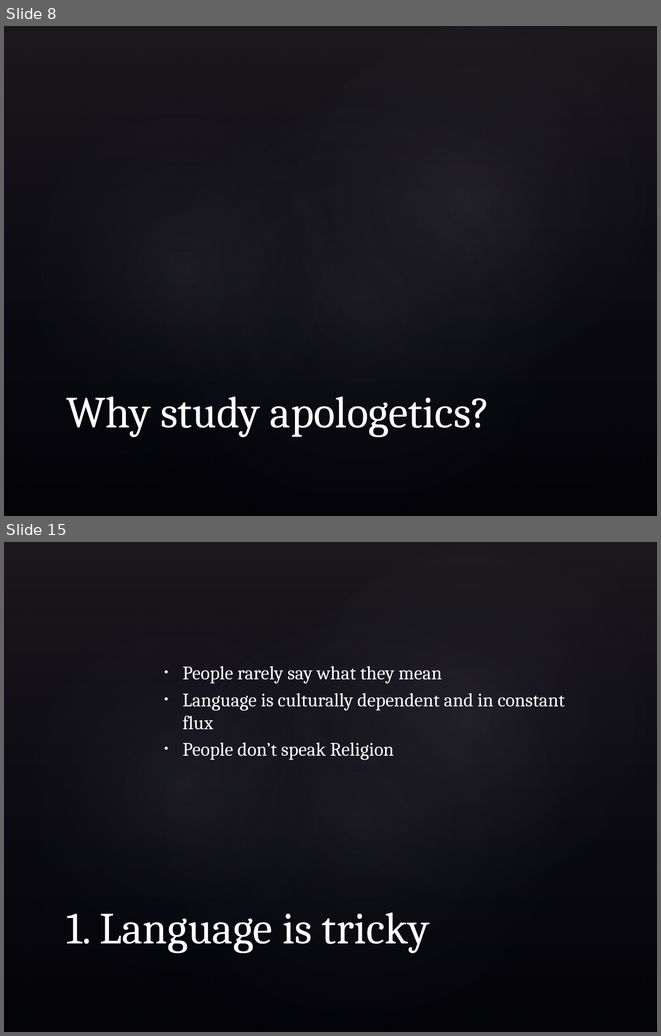
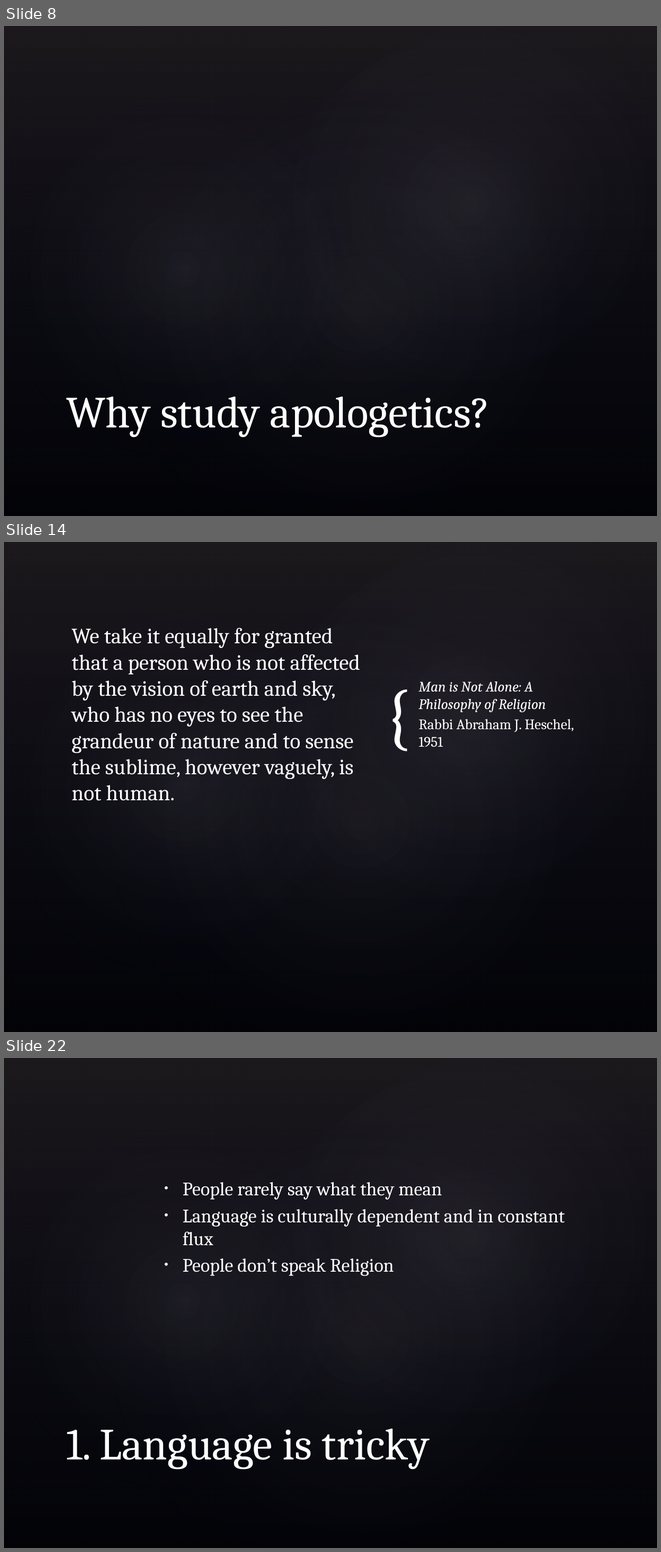
Before and after one commit to nickrobison/Presentations, a slide deck: BCSApologetics/RealApologetics.pptx. Shown one above the other, each under a label of ours: slides 8 and 15 before the commit, slides 8, 14 and 22 after it; the slides between them are not shown. The pictures are 661x1036 and 661x1552 pixels, drawn with LibreOffice and Linux fonts; fonts in the diff are those of the drawing; background and template pictures are left out. Boxes give left, top, right and bottom in pixels: in the first picture for what was removed or moved away, otherwise in the second. Text is boxed around its words. In the diff, an @@ line names an element or a change of style, - is before the commit and + after.

```diff
--- a/BCSApologetics/RealApologetics.pptx
+++ b/BCSApologetics/RealApologetics.pptx
@@ slide 14 added at (4, 542, 657, 1032), background picture (left out); not listed: 4 template elements that a slide beside it also shows @@
@@ text added at (72, 628, 360, 801), 24 pt, text #FFFFFF @@
+We take it equally for granted that a person who is not affected by the vision of earth and sky, who has no eyes to see the grandeur of nature and to sense the sublime, however vaguely, is not human.
@@ text added at (385, 669, 417, 757), 80 pt, text #FFFFFF @@
+{
@@ text added at (418, 681, 574, 747), 16 pt, text #FFFFFF, italic @@
+Man is Not Alone: A Philosophy of Religion
+Rabbi Abraham J. Heschel, 1951
@@ what was slide 15 is now slide 22 @@
```
Also in this commit, not shown: 8 slides changed, 9 other slides added.
